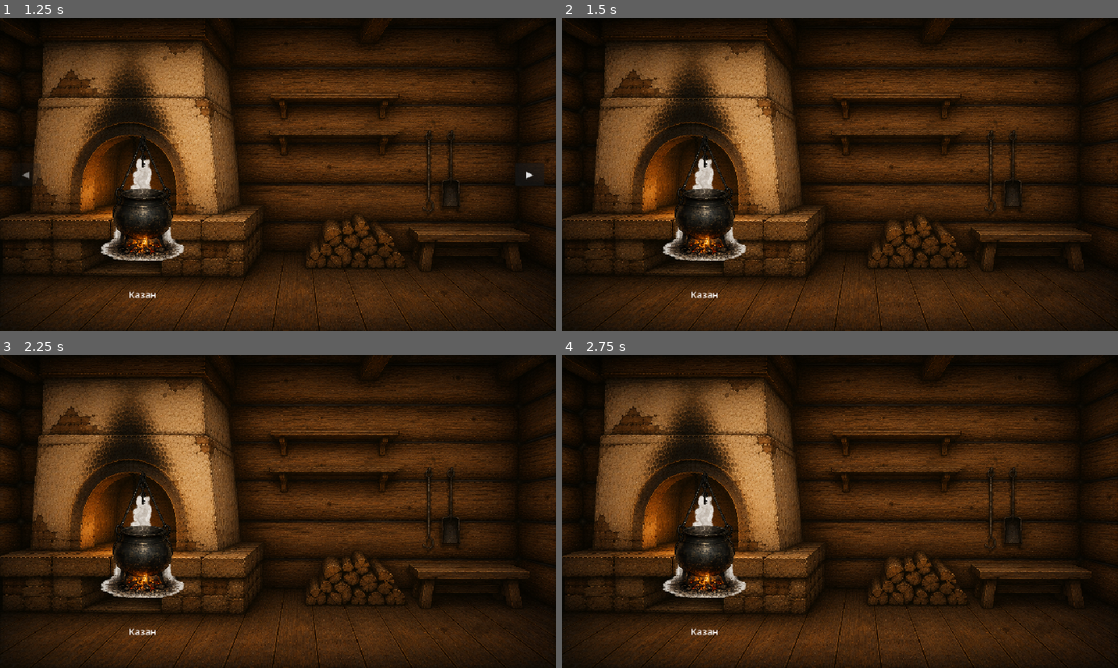
Above: before the commit, frames 1-4 (two rows, left to right).
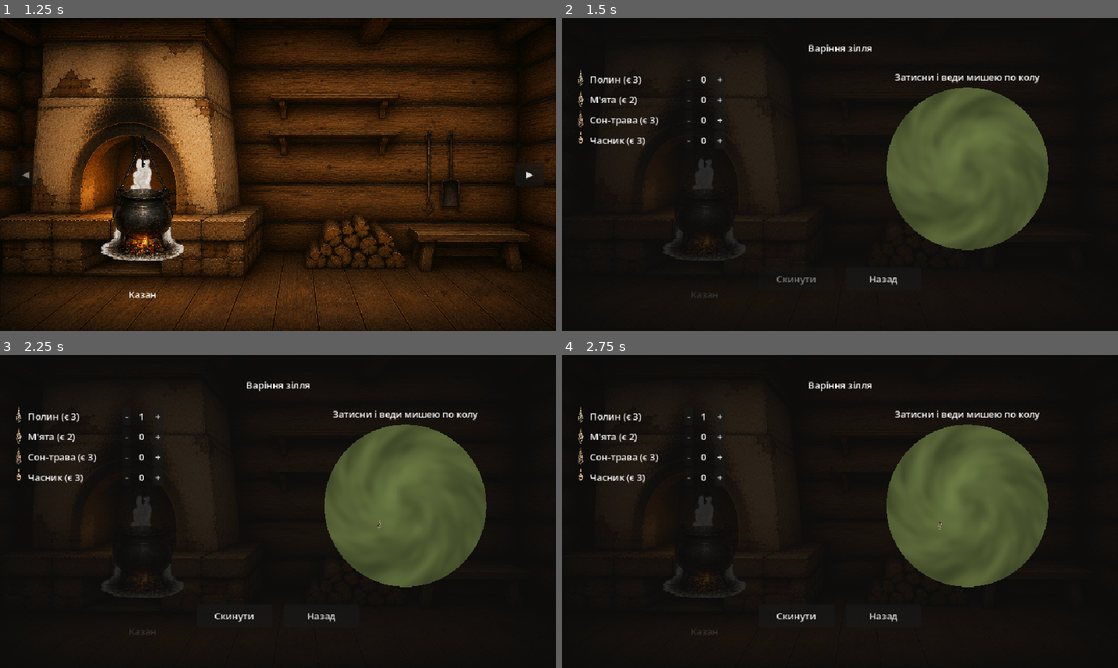
Above: after the commit, the same moments.

Repository: zav1K/molfar
Game: Godot game, scene res://scenes/Hut.tscn
Same seed, same stepped clock (60 frames per second), same inputs: the game is played once before the commit and once after it.
Inputs (mouse positions are in pixels of both pictures, inside the frame that each line leads up to):
- Up to frame 1 (1.25 s): click "◀" at 0.5 s
- Up to frame 2 (1.5 s): drag from (706, 196) to (895, 105) at 1.27 s
- Up to frame 3 (2.25 s): click (155, 417) at 2 s, where only the run after the commit has a clickable "+"
- Up to frame 4 (2.75 s): no input

Frame 1 is identical in both runs. In frame 2, 62% of the frame differs, in the area x 0-100%, y 0-100%; in frame 3, 62%; in frame 4, 62%.
Error before the commit: Parse Error: Cannot infer the type of "offset" variable because the value doesn't have a set type. (res://scripts/stir_cauldron.gd:88)

Commit message:
Fix GDScript type-inference error in StirCauldron input handling
event stayed statically typed as InputEvent inside the `is
InputEventMouseButton` branch, so `var offset := event.position -
_center` couldn't infer a type (InputEvent has no position member,
only its InputEventMouse subclasses do) — a hard editor/parse error,
not just a warning. Cast event to a locally-typed mb/mm variable once
per branch instead of repeatedly accessing members through the
untyped base type.

Co-Authored-By: Claude Sonnet 5 <noreply@anthropic.com>
Claude-Session: https://claude.ai/code/session_014yaB9t29x6B3F9jCn3eL4A

Diff:
--- a/scripts/stir_cauldron.gd
+++ b/scripts/stir_cauldron.gd
@@ -83,9 +83,12 @@
 	ingredient_dropped.emit(data["ingredient_id"])
 
 func _gui_input(event: InputEvent) -> void:
-	if event is InputEventMouseButton and event.button_index == MOUSE_BUTTON_LEFT:
-		if event.pressed:
-			var offset := event.position - _center
+	if event is InputEventMouseButton:
+		var mb := event as InputEventMouseButton
+		if mb.button_index != MOUSE_BUTTON_LEFT:
+			return
+		if mb.pressed:
+			var offset: Vector2 = mb.position - _center
 			if offset.length() < DEAD_ZONE_RADIUS:
 				return
 			_dragging = true
@@ -97,7 +100,8 @@
 			_dragging = false
 			_on_release()
 	elif event is InputEventMouseMotion and _dragging:
-		var offset: Vector2 = event.position - _center
+		var mm := event as InputEventMouseMotion
+		var offset: Vector2 = mm.position - _center
 		if offset.length() < DEAD_ZONE_RADIUS * 0.5:
 			return
 		var angle := offset.angle()
